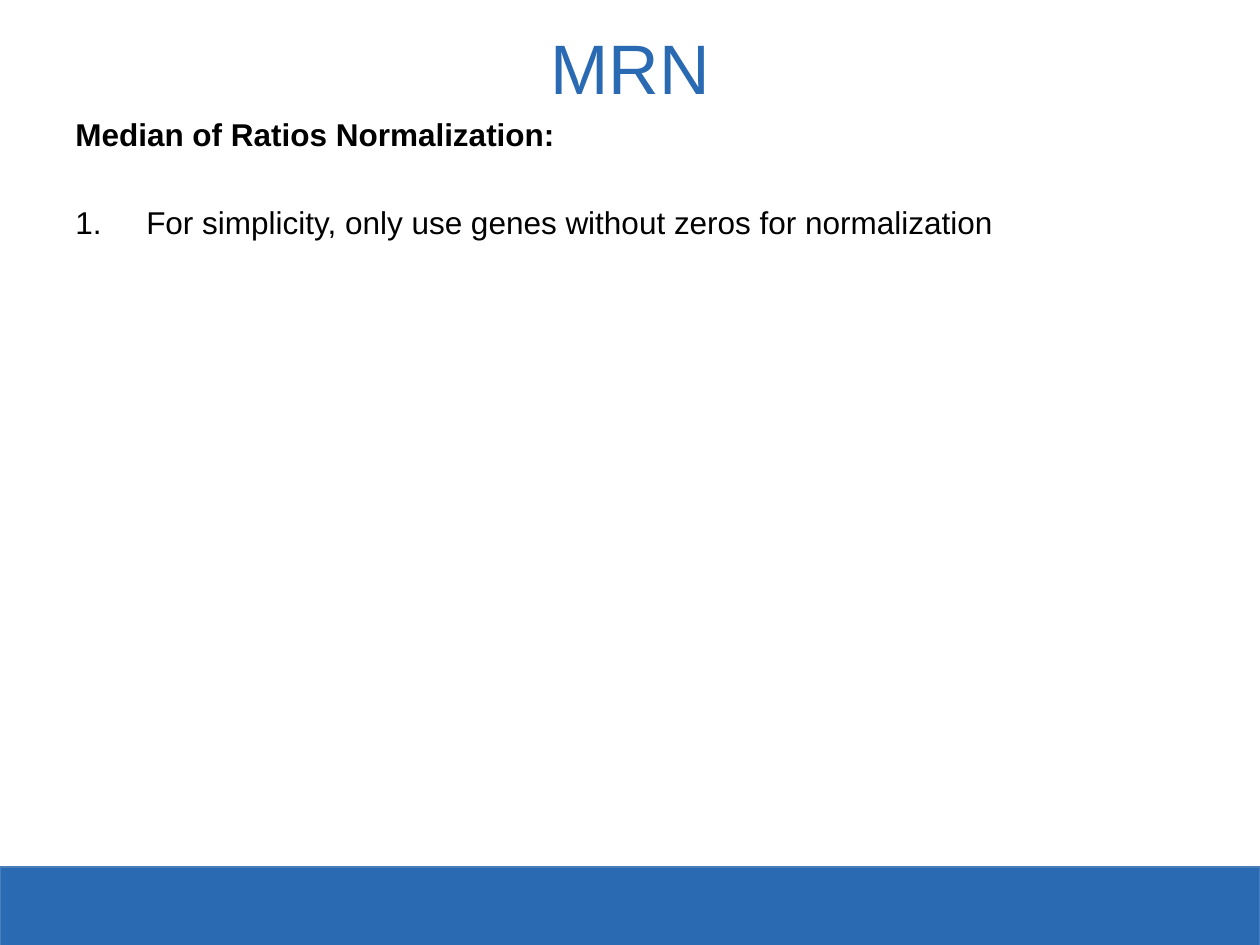
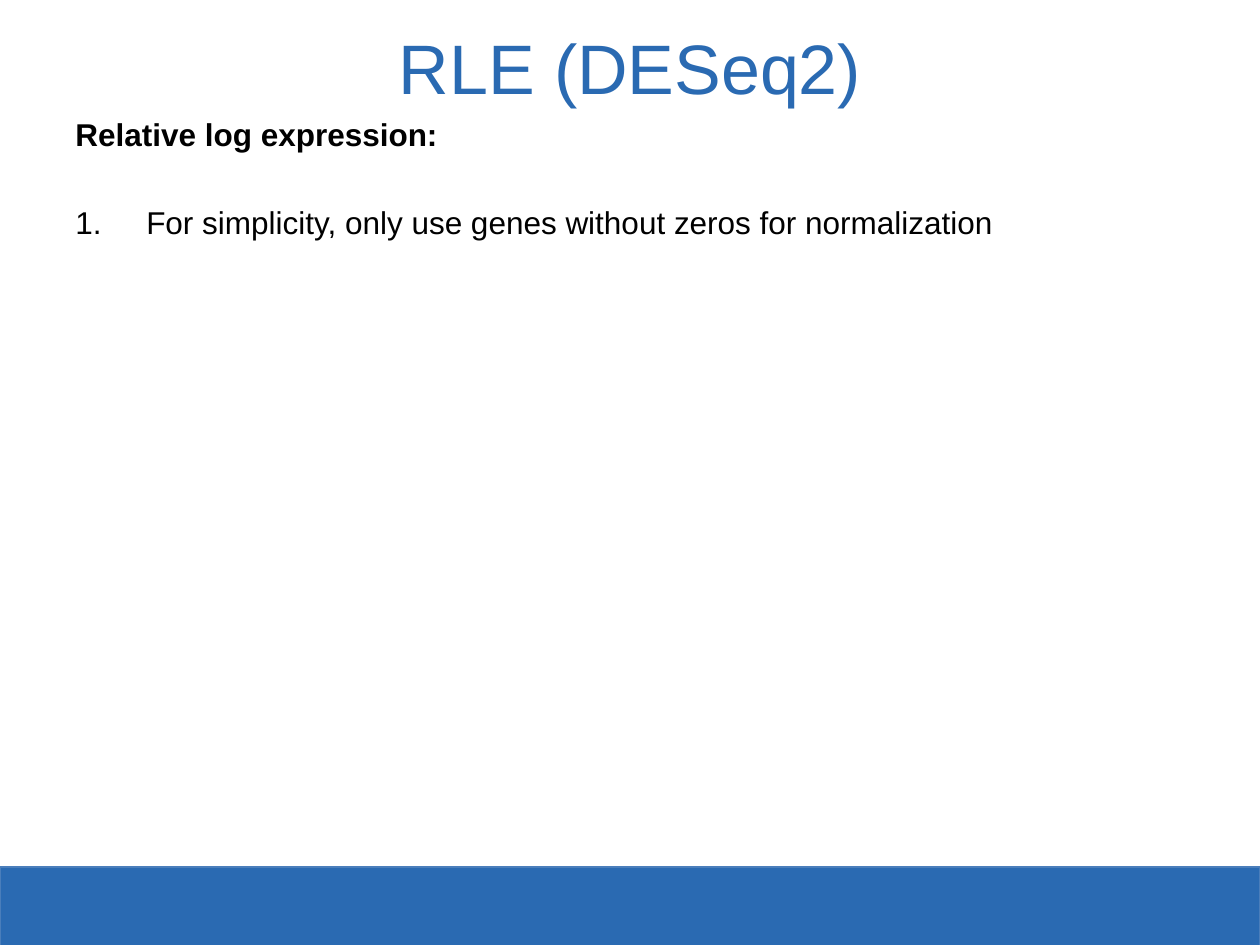
Before and after one commit to SysBioChalmers/KMG060-Systems-Biology-course, a slide deck: slide 13 of Exercise1_RNAseq_Analysis/KMG060-Exercise1.pptx. Drawn at 1260x945 pixels with LibreOffice and Linux fonts; fonts in the diff are those of the drawing; background and template pictures are left out. Boxes give left, top, right and bottom in pixels: in the first picture for what was removed or moved away, otherwise in the second. Text is boxed around its words. In the diff, an @@ line names an element or a change of style, - is before the commit and + after.

Commit message:
fix: correct normalization in slides

```diff
--- a/Exercise1_RNAseq_Analysis/KMG060-Exercise1.pptx
+++ b/Exercise1_RNAseq_Analysis/KMG060-Exercise1.pptx
@@ title at (x1=399, y1=43, x2=861, y2=107): text changed @@
-MRN
+RLE (DESeq2)
@@ text at (x1=75, y1=123, x2=438, y2=152): text changed @@
-Median of Ratios Normalization:
+Relative log expression:
```
Also in this commit, not shown: 13 other slides changed, 1 slide removed.
